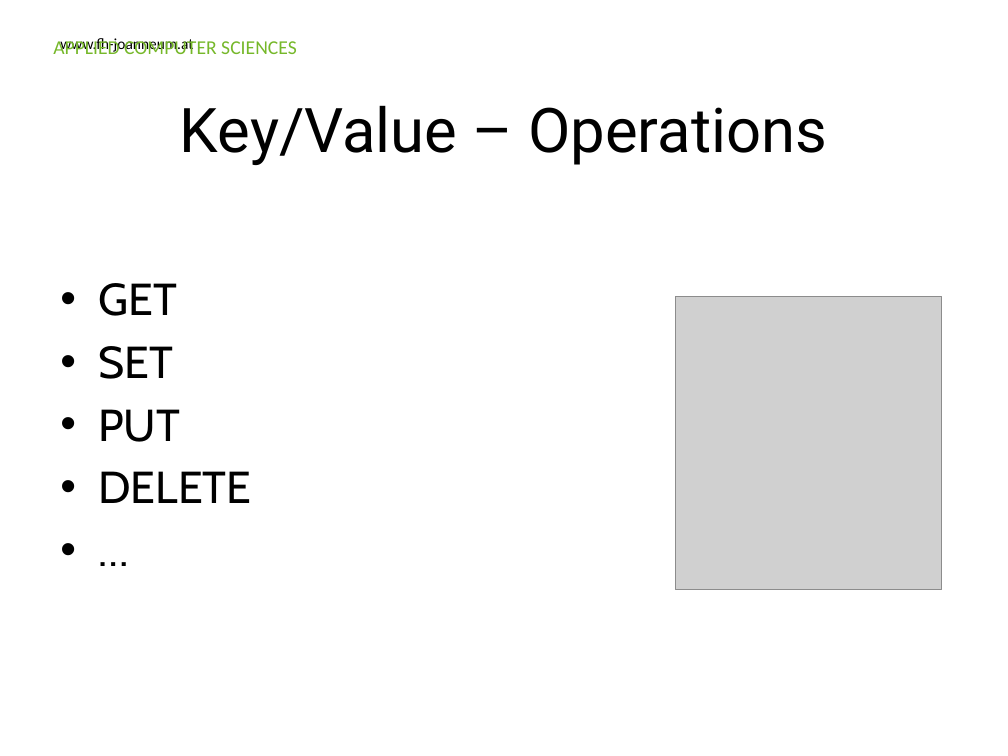
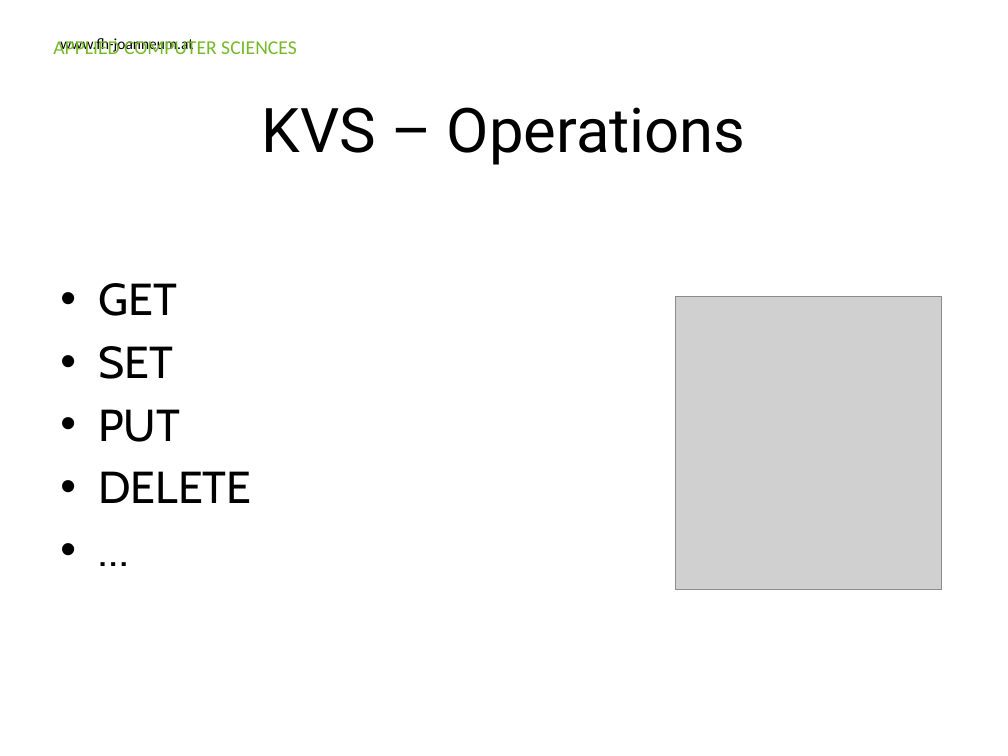
Before and after one commit to Ravenlord/guest-lecture-nosql, a slide deck: slide 26 of Presentation/FHJ_guest_lecture_nosql.pptx. Drawn at 1008x756 pixels with LibreOffice and Linux fonts; fonts in the diff are those of the drawing; grey boxes stand for pictures; background and template pictures are left out. Boxes give left, top, right and bottom in pixels: in the first picture for what was removed or moved away, otherwise in the second. Text is boxed around its words. In the diff, an @@ line names an element or a change of style, - is before the commit and + after.

```diff
--- a/Presentation/FHJ_guest_lecture_nosql.pptx
+++ b/Presentation/FHJ_guest_lecture_nosql.pptx
@@ title at (262, 107, 746, 165): text changed @@
-Key/Value – Operations
+KVS – Operations
```
Also in this commit, not shown: 8 other slides changed, 11 slides added, 2 slides removed.
